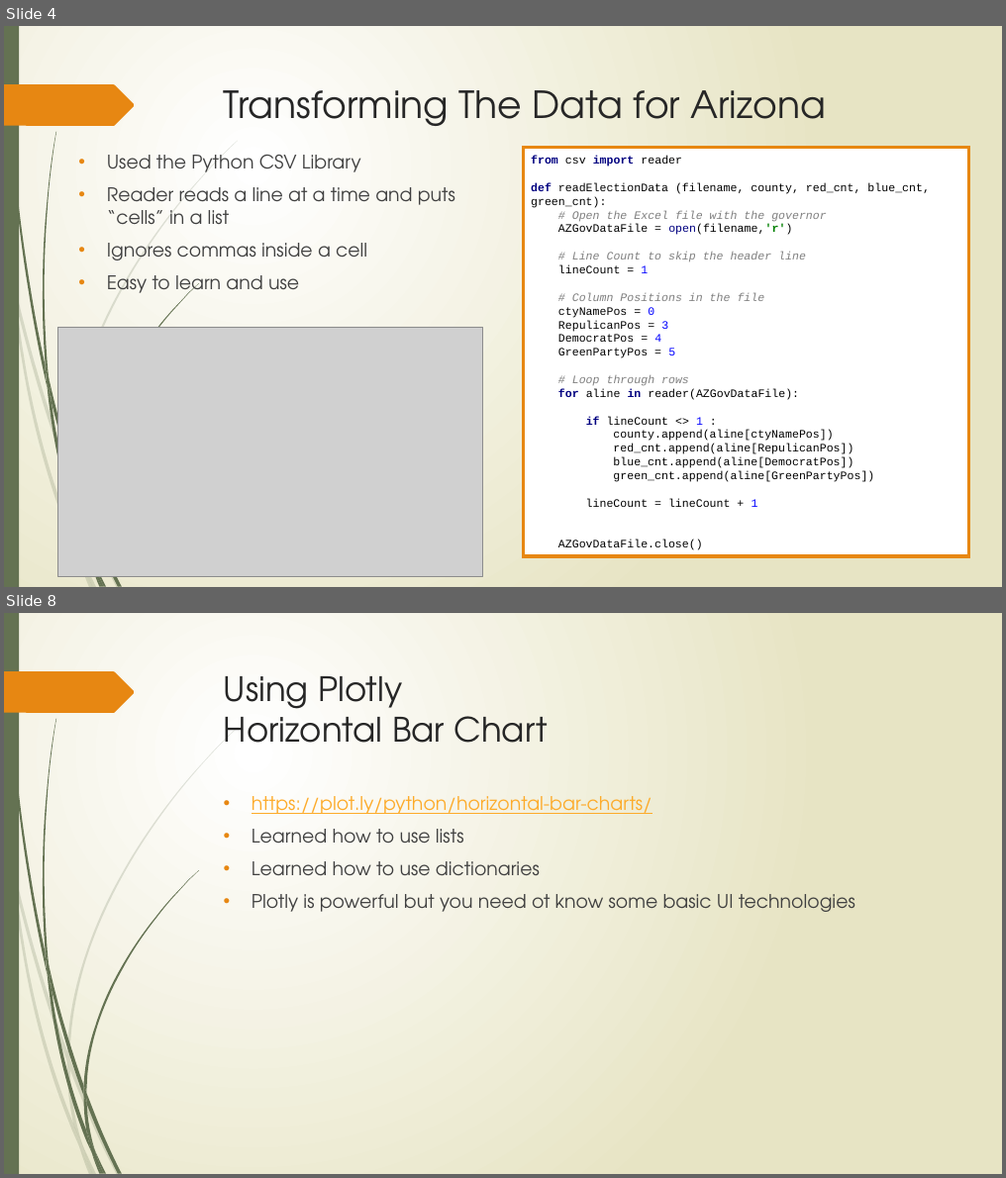
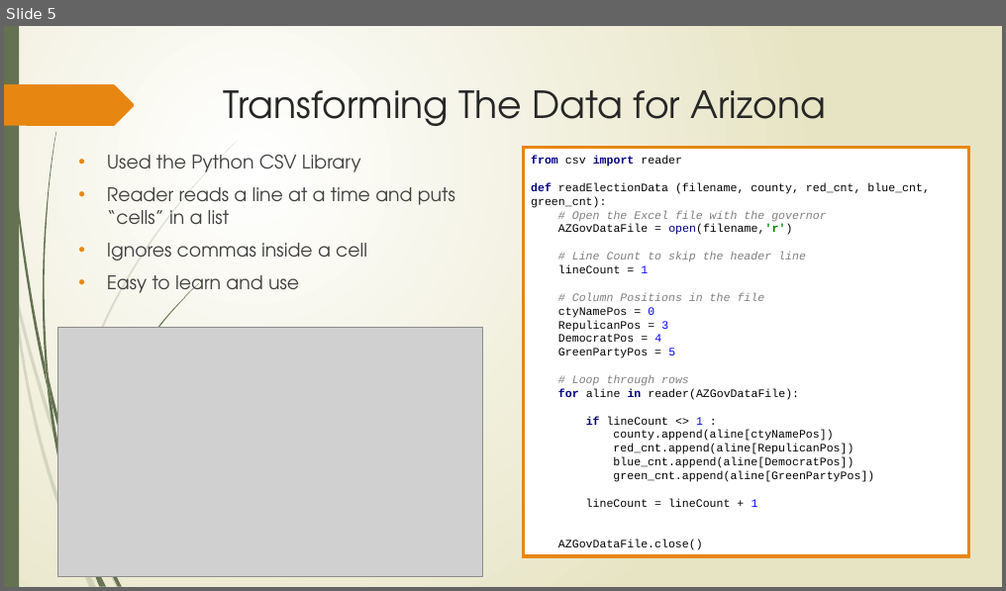
Before and after one commit to smartin25/pythonProject, a slide deck: Election Data Study.pptx. Shown one above the other, each under a label of ours: slides 4 and 8 before the commit, slide 5 after it; the slides between them are not shown. The pictures are 1006x1178 and 1006x591 pixels, drawn with LibreOffice and Linux fonts; fonts in the diff are those of the drawing; grey boxes stand for pictures. Boxes give left, top, right and bottom in pixels: in the first picture for what was removed or moved away, otherwise in the second. Text is boxed around its words. In the diff, an @@ line names an element or a change of style, - is before the commit and + after.

```diff
--- a/Election Data Study.pptx
+++ b/Election Data Study.pptx
@@ slide 8 removed at box(4, 613, 1002, 1174), background gradient #FFFFFF to #E8E6C4; not listed: 20 template elements that a slide beside it also shows @@
@@ title removed at box(224, 676, 547, 743) @@
-Using Plotly
-Horizontal Bar Chart
@@ text removed at box(252, 796, 855, 912) @@
-• https://plot.ly/python/horizontal-bar-charts/
-• Learned how to use lists
-• Learned how to use dictionaries
-• Plotly is powerful but you need ot know some basic UI technologies
@@ freeform shape removed at box(67, 1052, 70, 1069) @@
@@ freeform shape removed at box(67, 1061, 82, 1146) @@
@@ freeform shape removed at box(83, 1085, 86, 1104) @@
@@ freeform shape removed at box(83, 1096, 94, 1152) @@
@@ what was slide 4 is now slide 5 @@
```
Also in this commit, not shown: 5 slides changed, 5 slides added, 1 other slide removed.
